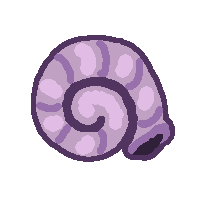
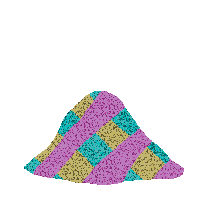
Before/after of a 200 × 200 layered artwork. What changed in the layer stack:
added layer "RainbowSand" above "CyanSand" over [left=24, top=91, right=184, bottom=185]
hid "Snail" over [left=31, top=35, right=175, bottom=162]
